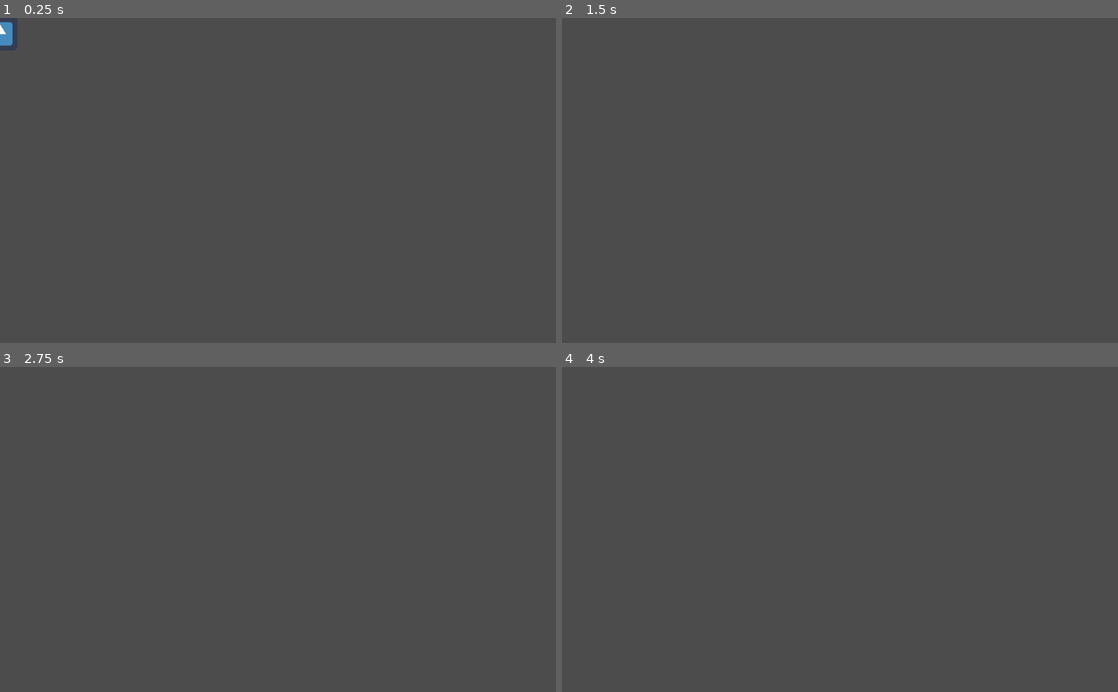
Above: before the commit, frames 1-4 (two rows, left to right).
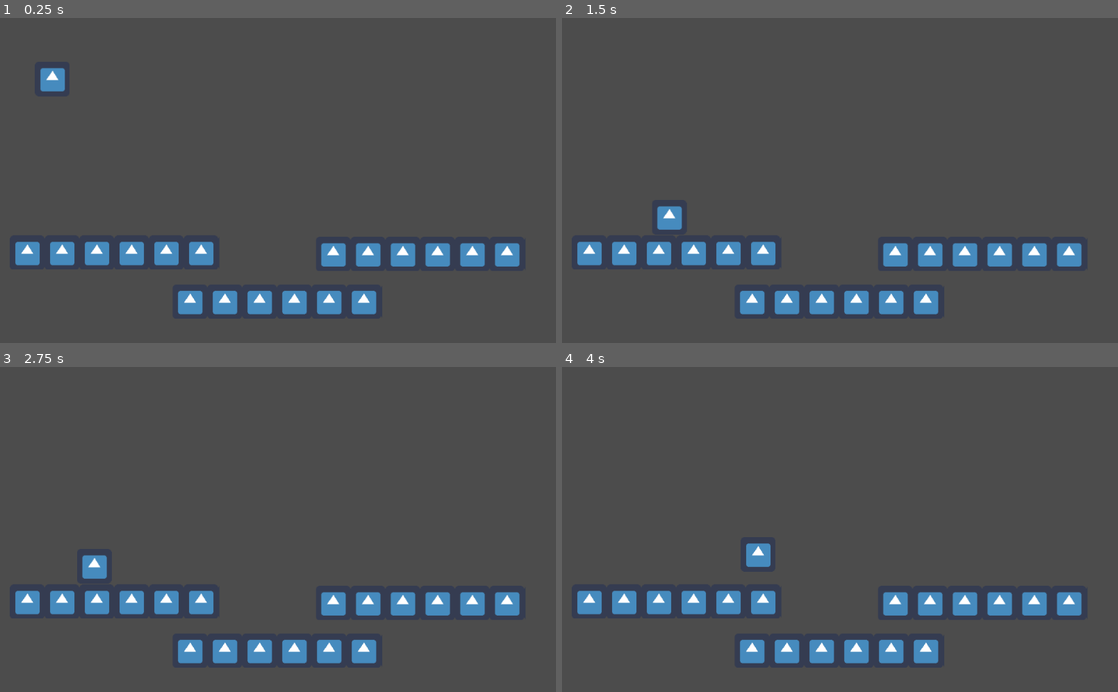
Above: after the commit, the same moments.

Repository: elmartirta/gmtk-game-jam-2020
Game: Godot game, scene res://Main.tscn
The game is run twice, just before and just after one commit, with the same random seed, the same clock (stepped at 60 frames per second) and the same inputs. Before the commit the project starts from res://Player/Player.tscn. The engine's default icon, where the game draws it, is replaced by a stand-in: a white triangle on a blue panel in a dark square.
Inputs:
- Up to frame 1 (0.25 s): no input
- Up to frame 2 (1.5 s): hold Right (ui_right) 0.53-1.28 s; hold Left (ui_left) from 1.28 s (still down)
- Up to frame 3 (2.75 s): release Left (ui_left) at 2.03 s; hold Right (ui_right) from 2.03 s (still down)
- Up to frame 4 (4 s): release Right (ui_right) at 2.78 s; hold Up (ui_up) 2.78-3.53 s; hold Left (ui_left) from 3.53 s (still down)

The runs differ from the first frame. In frame 1, 6.3% of the frame differs, in the area x 0-94%, y 1-92%; in frame 2, 6.1%; in frame 3, 6.1%; in frame 4, 6.1%.

Commit message:
Changed main scene to Main.tscn

Diff:
--- a/Slippy Slidey/project.godot
+++ b/Slippy Slidey/project.godot
@@ -16,7 +16,7 @@
 [application]
 
 config/name="Slippy Slidey"
-run/main_scene="res://Player/Player.tscn"
+run/main_scene="res://Main.tscn"
 config/icon="res://icon.png"
 
 [rendering]
